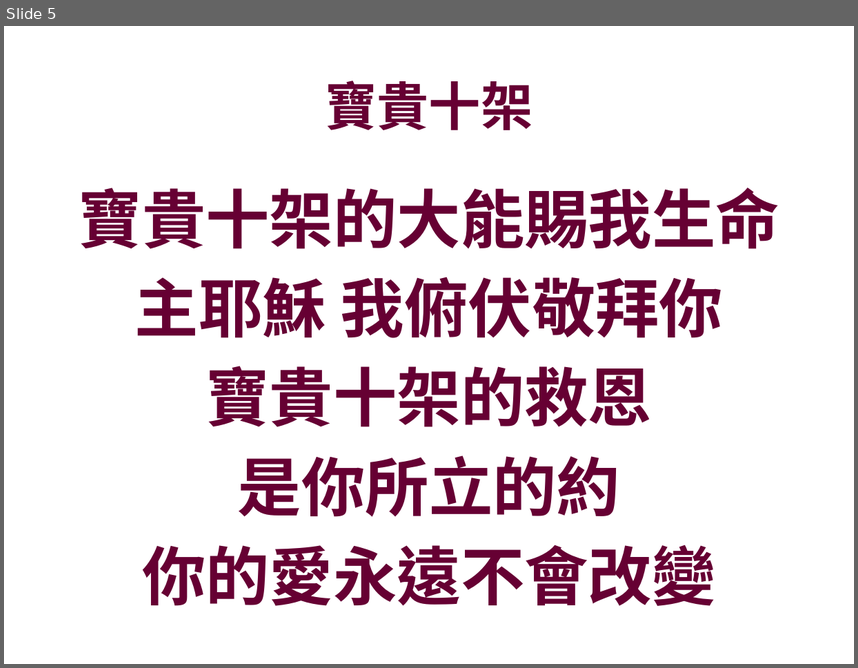
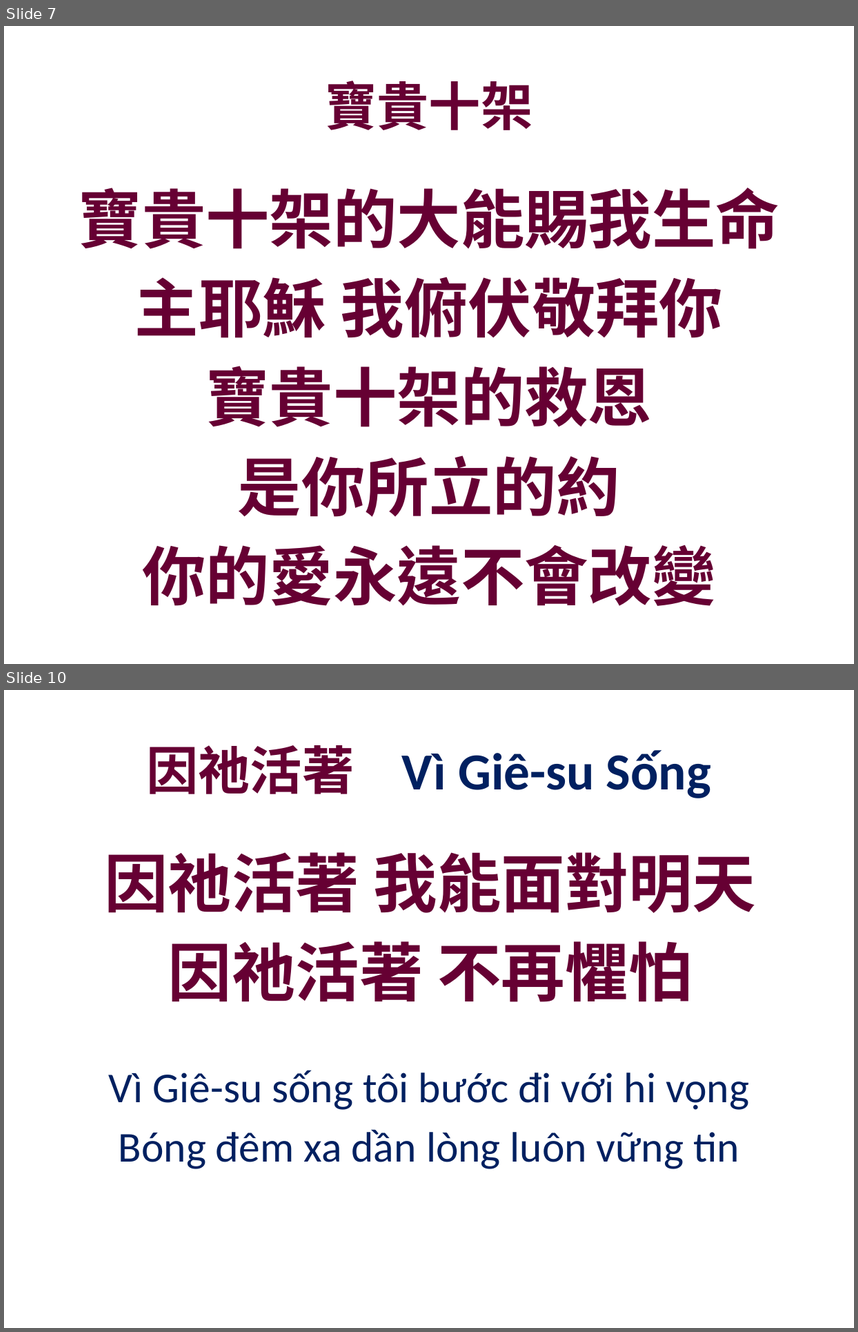
Before and after one commit to batisuoc/bible-school, a slide deck: 2019/4月.pptx. Shown one above the other, each under a label of ours: slide 5 before the commit, slides 7 and 10 after it; the slides between them are not shown. The pictures are 858x668 and 858x1332 pixels, drawn with LibreOffice and Linux fonts; fonts in the diff are those of the drawing; background and template pictures are left out. Boxes give left, top, right and bottom in pixels: in the first picture for what was removed or moved away, otherwise in the second. Text is boxed around its words. In the diff, an @@ line names an element or a change of style, - is before the commit and + after.

```diff
--- a/2019/4月.pptx
+++ b/2019/4月.pptx
@@ slide 10 added at (x1=4, y1=690, x2=854, y2=1328), background picture (left out) @@
@@ title added at (x1=146, y1=745, x2=711, y2=798), 44 pt, text #002060, bold @@
+因祂活著 Vì Giê-su Sống
@@ text added at (x1=104, y1=852, x2=756, y2=1002), 54 pt, text #660033, bold @@
+因祂活著 我能面對明天
+因祂活著 不再懼怕
@@ text added at (x1=108, y1=1069, x2=749, y2=1169), 36 pt, text #002060 @@
+Vì Giê-su sống tôi bước đi với hi vọng
+Bóng đêm xa dần lòng luôn vững tin
@@ what was slide 5 is now slide 7 @@
```
Also in this commit, not shown: 5 other slides added, 1 other file.
